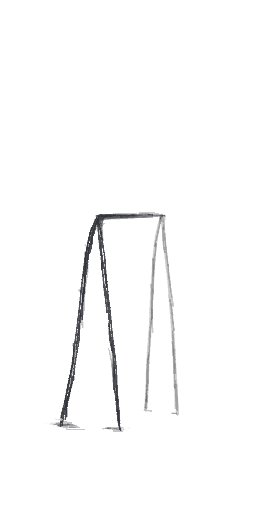
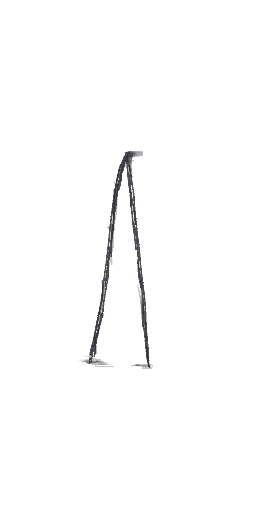
Layer changes from the first 256×512 image to the second:
painted on "line_foreground" over bbox(45, 150, 158, 432)
hid "line_background", painted on it over bbox(97, 150, 179, 429)
hid "background" over bbox(45, 150, 179, 432)
